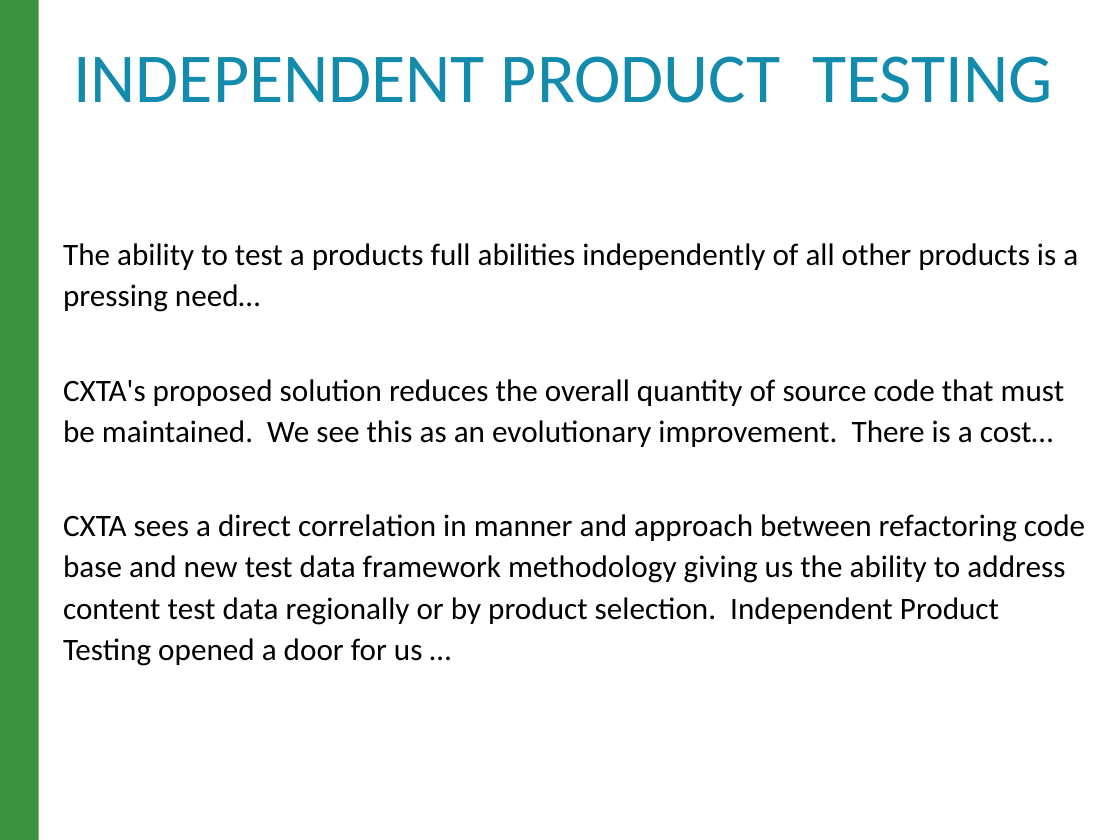
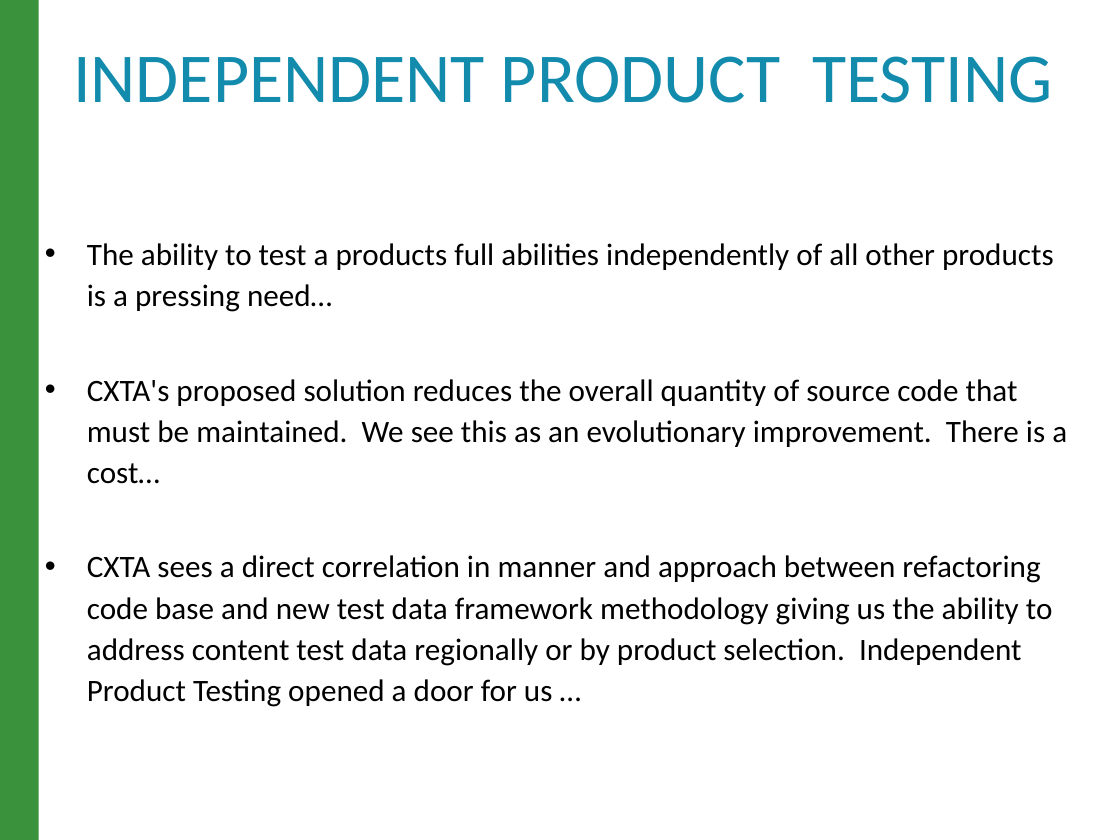
Before and after one commit to raghav9329/mainProf, a slide deck: slide 7 of CurrentWork_Delta/CX_StrategyPowerPoint.pptx (slide 6 before the commit). Drawn at 1120x840 pixels with LibreOffice and Linux fonts; fonts in the diff are those of the drawing. Boxes give left, top, right and bottom in pixels: in the first picture for what was removed or moved away, otherwise in the second. Text is boxed around its words. In the diff, an @@ line names an element or a change of style, - is before the commit and + after.

```diff
--- a/CurrentWork_Delta/CX_StrategyPowerPoint.pptx
+++ b/CurrentWork_Delta/CX_StrategyPowerPoint.pptx
@@ text "The ability to test a ...": place and size @@
-text "The ability to test a ..." at box(63, 243, 1085, 666)
+text "The ability to test a ..." at box(87, 243, 1067, 707)
@@ text "The ability to test a ..." at box(87, 243, 1067, 707): bullet none to • @@
```
Also in this commit, not shown: 8 other slides changed, 5 slides added, 3 slides removed, 9 other files.
